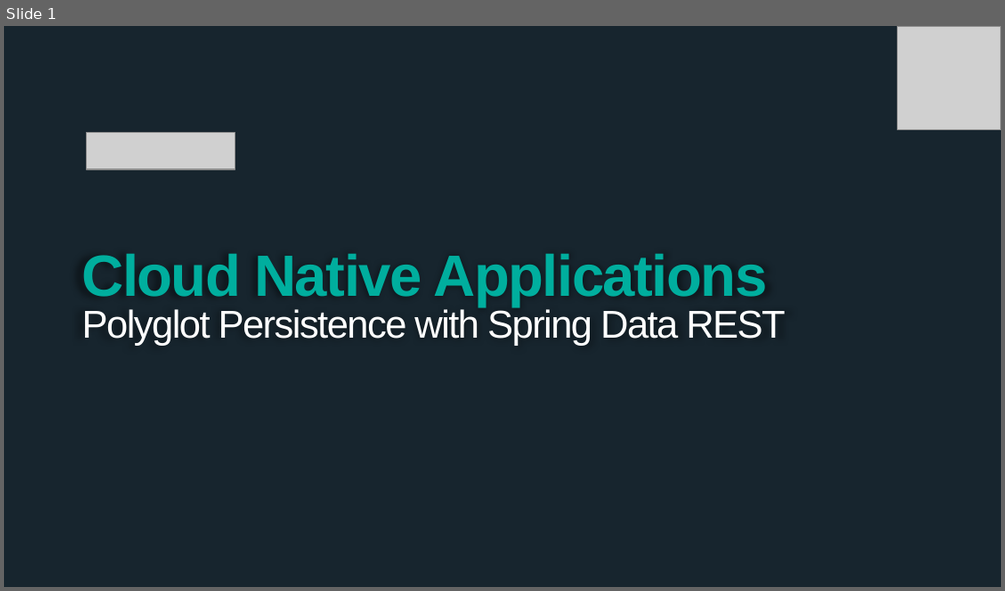
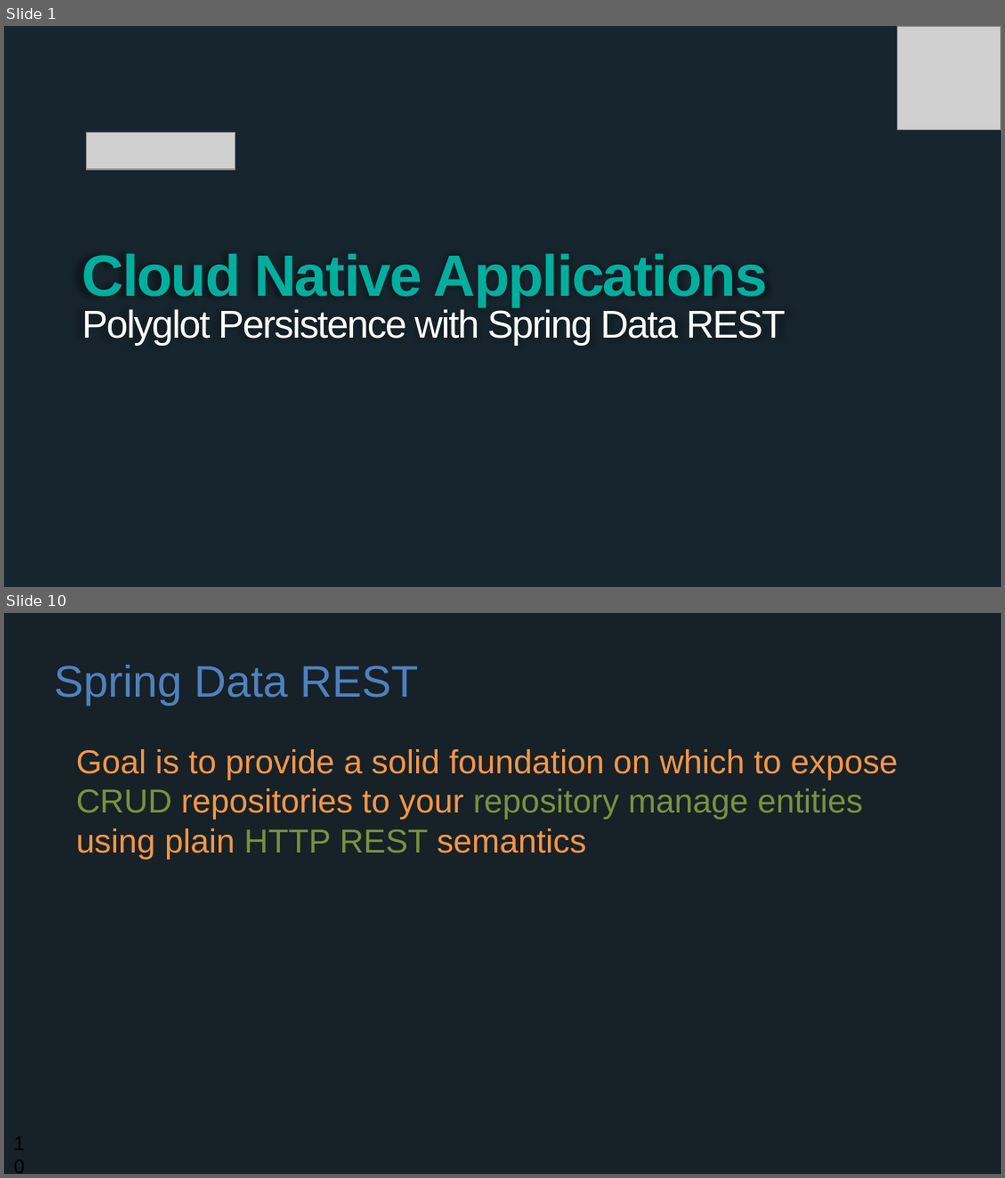
Before and after one commit to wxlund/CN-Workshop-Boeing, a slide deck: presentations/Session_3_Polyglot_Persist.pptx. Shown one above the other, each under a label of ours: slide 1 before the commit, slides 1 and 10 after it; the slides between them are not shown. The pictures are 1005x591 and 1005x1178 pixels, drawn with LibreOffice and Linux fonts; fonts in the diff are those of the drawing; grey boxes stand for pictures; background and template pictures are left out. Boxes give left, top, right and bottom in pixels: in the first picture for what was removed or moved away, otherwise in the second. Text is boxed around its words. In the diff, an @@ line names an element or a change of style, - is before the commit and + after.

```diff
--- a/presentations/Session_3_Polyglot_Persist.pptx
+++ b/presentations/Session_3_Polyglot_Persist.pptx
@@ slide 10 added at [4,613,1001,1174], background #162128 @@
@@ title added at [54,665,419,706], 32 pt, text #4F81BD @@
+Spring Data REST
@@ text added at [76,749,898,860], 24 pt, text #F79646 @@
+Goal is to provide a solid foundation on which to expose CRUD repositories to your repository manage entities using plain HTTP REST semantics
@@ page number added at [4,1138,45,1168], 14 pt, text #000000 @@
+10
```
Also in this commit, not shown: 1 slide changed, 14 other slides added.
